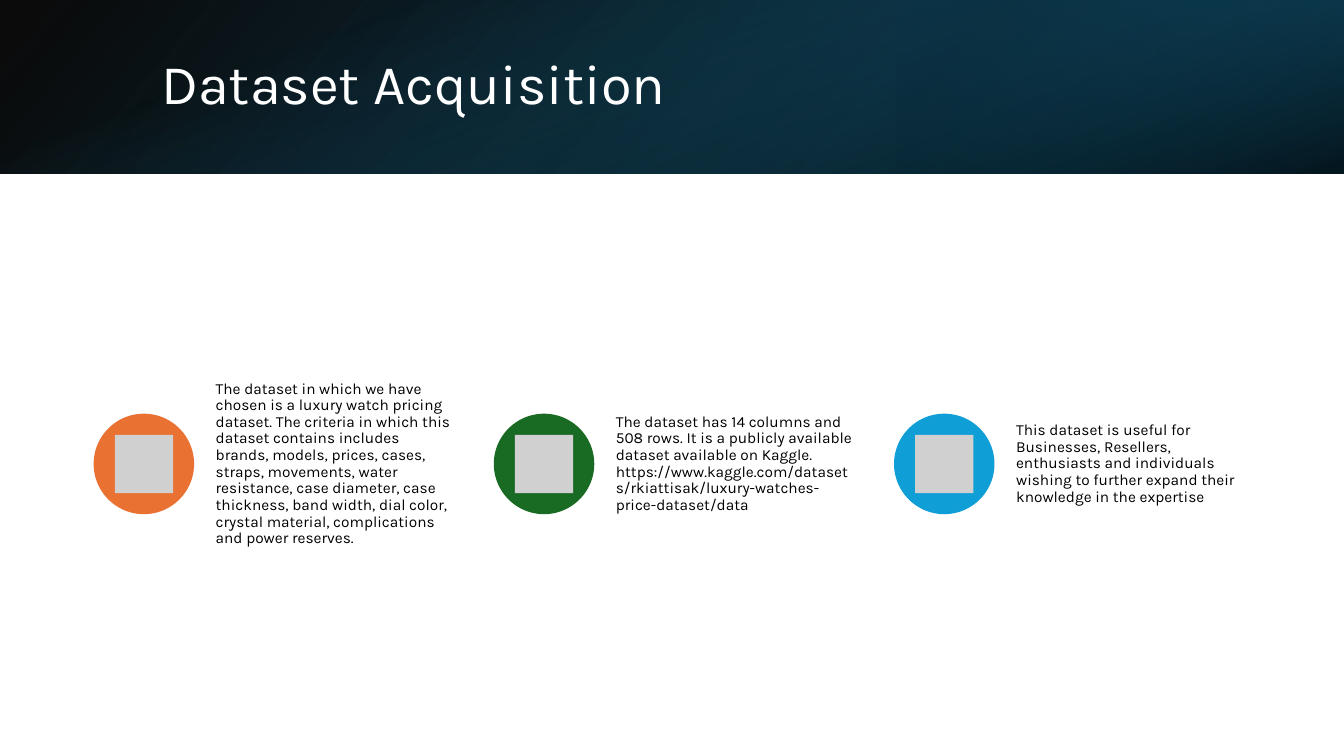
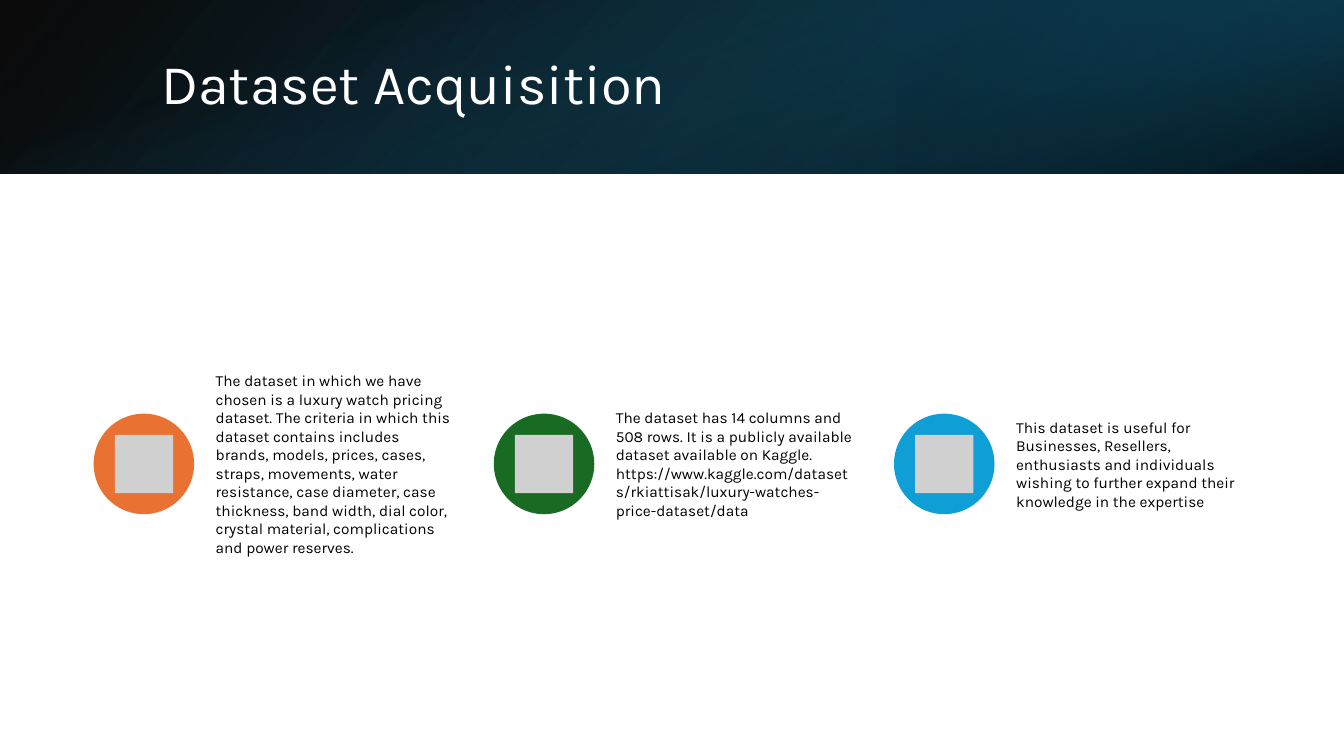
Before and after one commit to SDKELLY06/IEESP, a slide deck: slide 2 of AI Presentation.pptx. Drawn at 1344x756 pixels with LibreOffice and Linux fonts; fonts in the diff are those of the drawing; grey boxes stand for pictures. Boxes give left, top, right and bottom in pixels: in the first picture for what was removed or moved away, otherwise in the second. Text is boxed around its words. In the diff, an @@ line names an element or a change of style, - is before the commit and + after.

```diff
--- a/AI Presentation.pptx
+++ b/AI Presentation.pptx
@@ line spacing 0.9 to 1 in 3 elements at [216,375,450,557], [616,412,851,520], [1016,422,1234,511] @@
```
Also in this commit, not shown: 4 other slides changed, 4 slides added, 1 other file.
